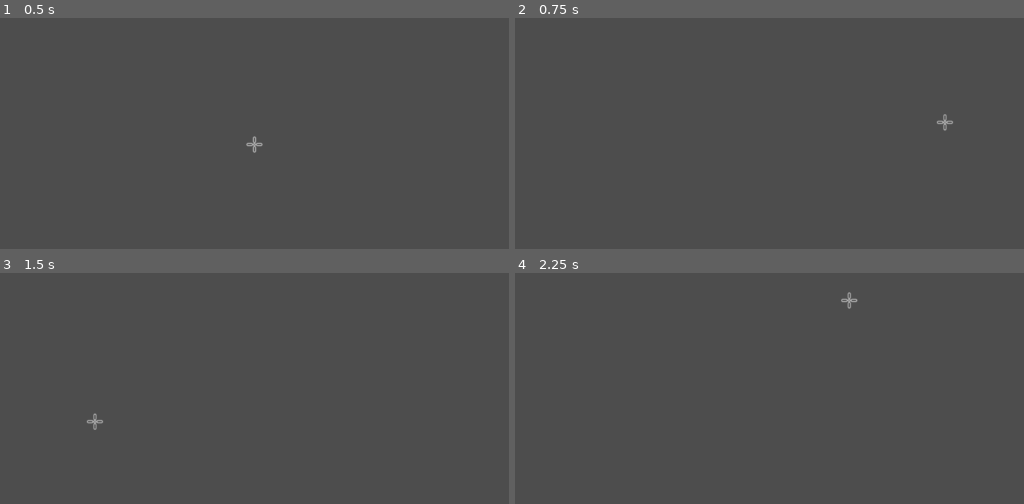
Above: before the commit, frames 1-4 (two rows, left to right).
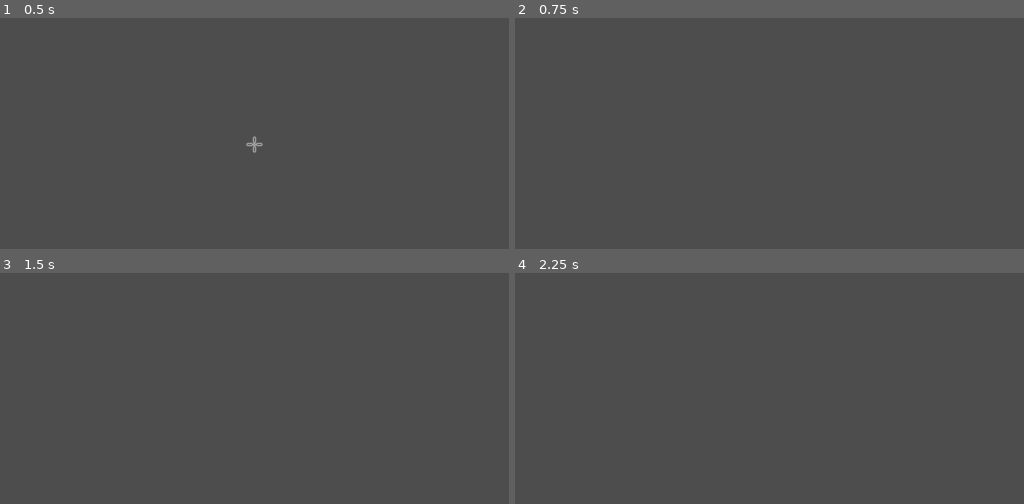
Above: after the commit, the same moments.

Repository: Ists-Cilveks/UNLWS-Renderer
Game: Godot game, scene res://unlws_editor.tscn
Same seed, same stepped clock (60 frames per second), same inputs: the game is played once before the commit and once after it.
Inputs (mouse positions are in pixels of both pictures, inside the frame that each line leads up to):
- Up to frame 1 (0.5 s): no input
- Up to frame 2 (0.75 s): tap Enter (ui_accept) at 0.5 s; move the mouse to (947, 121) at 0.52 s
- Up to frame 3 (1.5 s): tap Enter (ui_accept) at 0.77, 1.25 s; move the mouse to (96, 420) at 1.27 s
- Up to frame 4 (2.25 s): tap Enter (ui_accept) at 1.52, 2 s; move the mouse to (850, 300) at 2.02 s

Frame 1 is identical in both runs. In frame 2, less than 0.1% of the frame differs, in the area x 82-87%, y 41-49%; in frame 3, less than 0.1%; in frame 4, less than 0.1%.
Error in both runs: Attempt to call function 'store_string' in base 'null instance' on a null instance. (res://UNLWS_editor.gd:19)

Commit message:
Hide cursor when a glyph is held

Diff:
--- a/Mouse.gd
+++ b/Mouse.gd
@@ -9,6 +9,8 @@
 
 func place_held_glyph(new_parent):
 	$HeldGlyph.place(new_parent)
+	$Cursor.show()
 
 func _on_glyph_search_glyph_name_selected(glyph_name):
 	$HeldGlyph.set_by_name(glyph_name)
+	$Cursor.hide()
